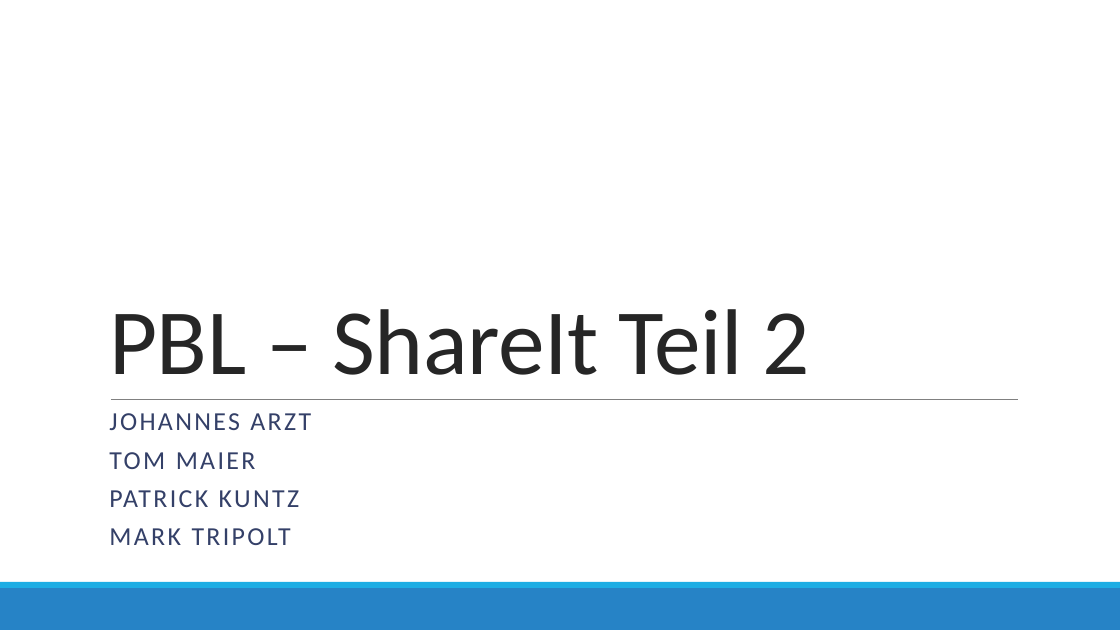
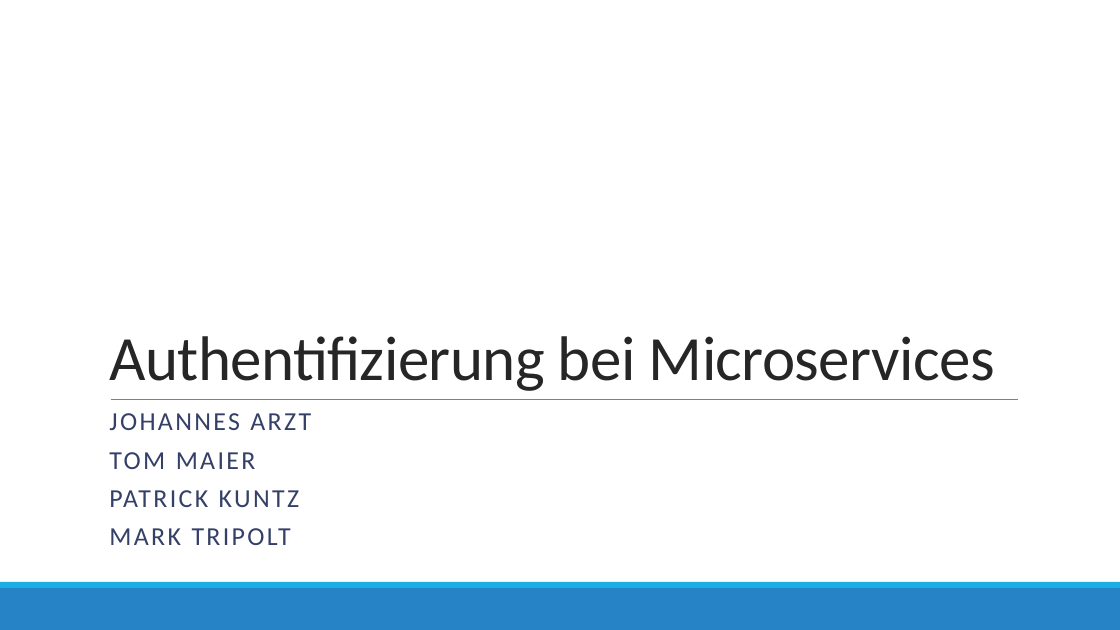
Before and after one commit to abcshmedu/pbl-bugproducer-pbl, a slide deck: slide 1 of pbl-bugprod.pptx. Drawn at 1120x630 pixels with LibreOffice and Linux fonts; fonts in the diff are those of the drawing. Boxes give left, top, right and bottom in pixels: in the first picture for what was removed or moved away, otherwise in the second. Text is boxed around its words. In the diff, an @@ line names an element or a change of style, - is before the commit and + after.

```diff
--- a/pbl-bugprod.pptx
+++ b/pbl-bugprod.pptx
@@ title at (x1=109, y1=336, x2=995, y2=391): text changed; size 80 to 54 pt @@
-PBL – ShareIt Teil 2
+Authentifizierung bei Microservices
```
Also in this commit, not shown: 1 other slide changed, 1 slide added.
